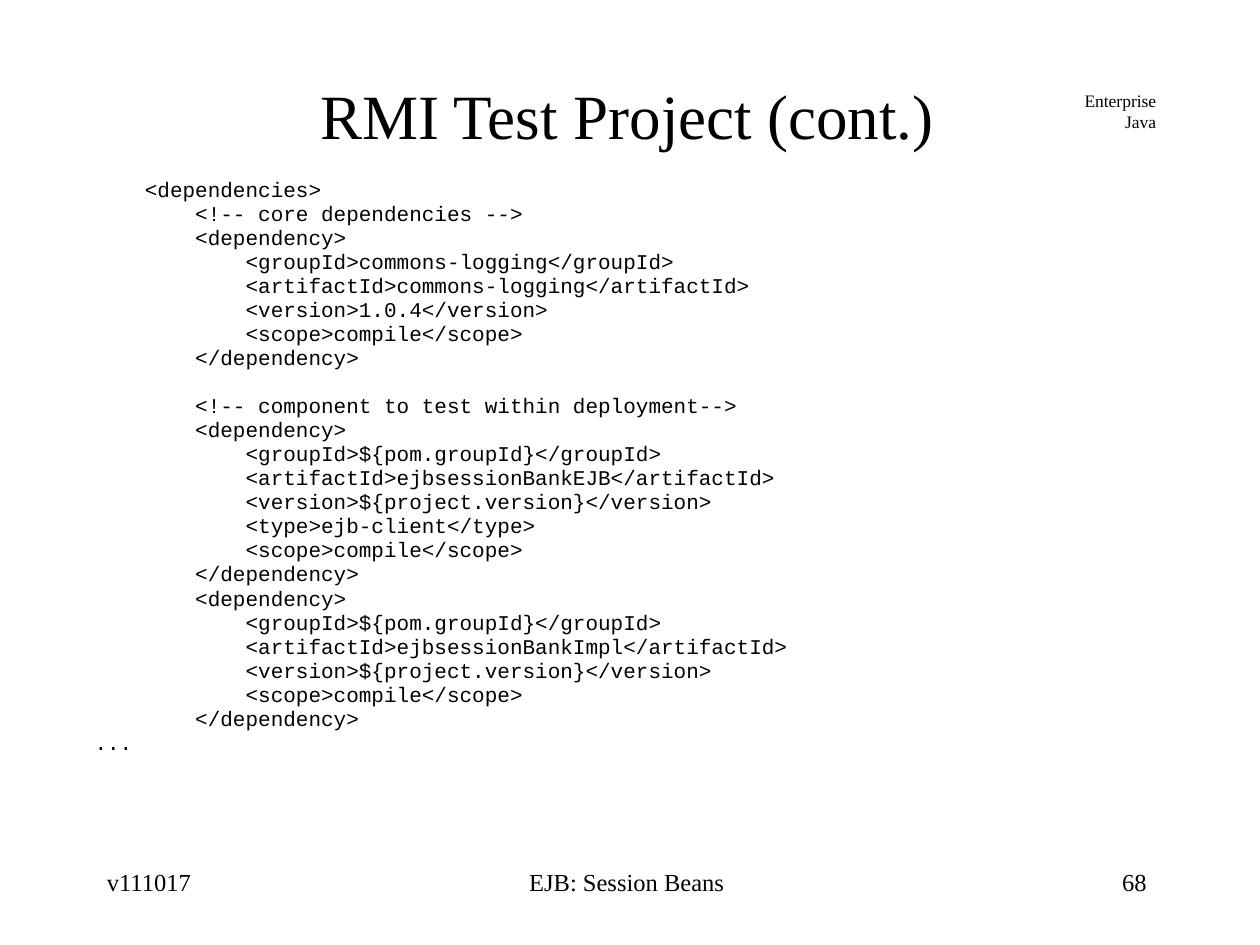
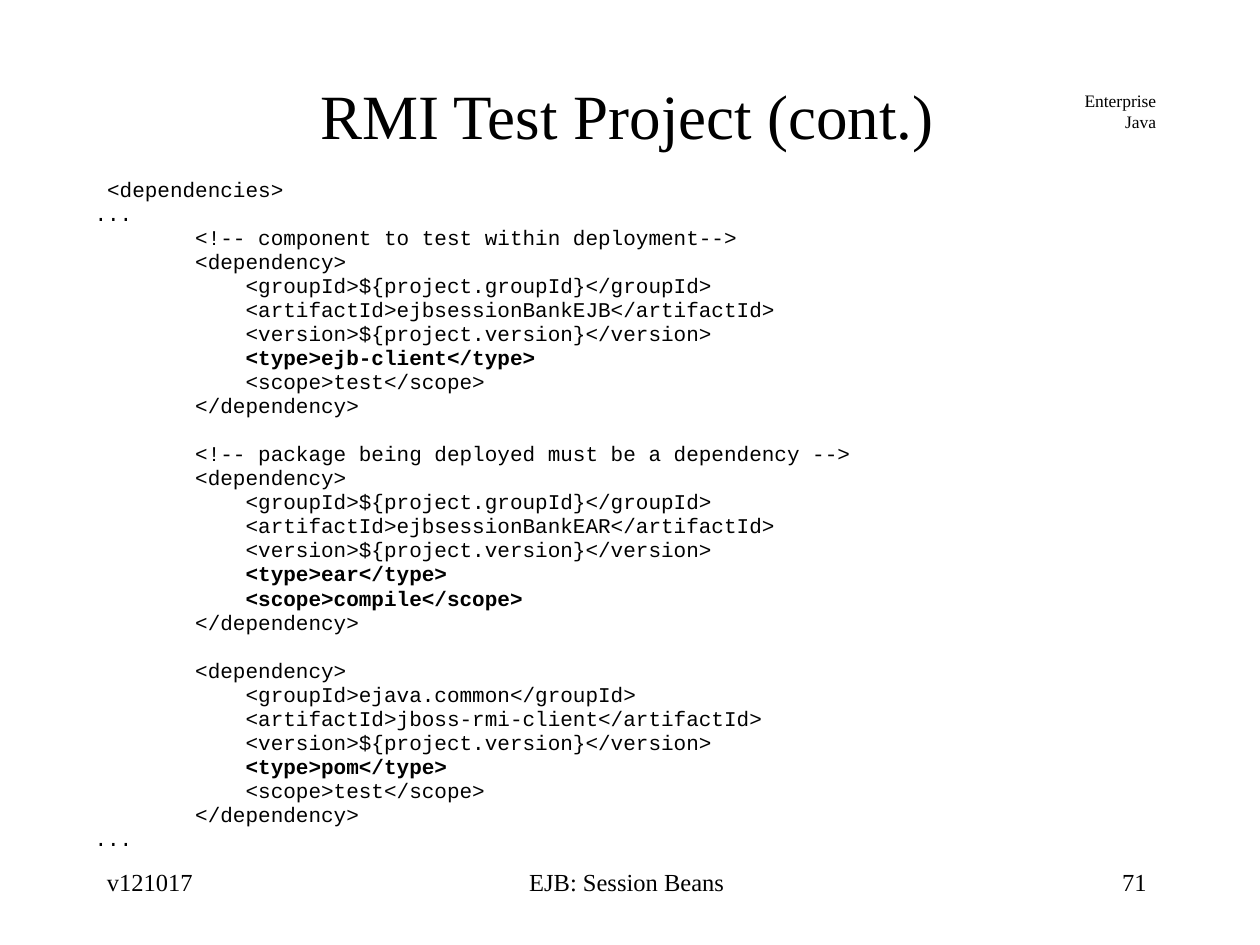
Before and after one commit to jcstaff/ejava-javaee, a slide deck: slide 71 of ejbsessionBank/src/site/resources/lectures/ejbSession.ppt (slide 68 before the commit). Drawn at 1260x945 pixels with LibreOffice and Linux fonts; fonts in the diff are those of the drawing. Boxes give left, top, right and bottom in pixels: in the first picture for what was removed or moved away, otherwise in the second. Text is boxed around its words. In the diff, an @@ line names an element or a change of style, - is before the commit and + after.

```diff
--- a/ejbsessionBank/src/site/resources/lectures/ejbSession.ppt
+++ b/ejbsessionBank/src/site/resources/lectures/ejbSession.ppt
@@ text at box(195, 206, 750, 370): text changed @@
-<!-- core dependencies -->
-<dependency>
-<groupId>commons-logging</groupId>
-<artifactId>commons-logging</artifactId>
-<version>1.0.4</version>
-<scope>compile</scope>
-</dependency>
+...
@@ text at box(246, 278, 712, 298): text changed @@
-<groupId>${pom.groupId}</groupId>
+<groupId>${project.groupId}</groupId>
@@ text at box(246, 350, 536, 611): bold on in "<type>ejb-client</type>", "<scope>compile</scope>" @@
@@ text at box(195, 374, 800, 586): paragraphs added @@
+<scope>test</scope>
+</dependency>
+<!-- package being deployed must be a dependency -->
+<dependency>
+<groupId>${project.groupId}</groupId>
+<artifactId>ejbsessionBankEAR</artifactId>
+<version>${project.version}</version>
+<type>ear</type>
@@ text at box(246, 687, 762, 731): text changed @@
-<groupId>${pom.groupId}</groupId>
-<artifactId>ejbsessionBankImpl</artifactId>
+<groupId>ejava.common</groupId>
+<artifactId>jboss-rmi-client</artifactId>
@@ text at box(246, 759, 485, 803): text changed @@
-<scope>compile</scope>
+<type>pom</type>
+<scope>test</scope>
@@ text at box(107, 874, 193, 892): text changed @@
-v111017
+v121017
@@ page number at box(1122, 875, 1147, 891): text changed @@
-68
+71
```
Also in this commit, not shown: 56 other slides changed, 17 slides added, 20 slides removed, 3 other files.
